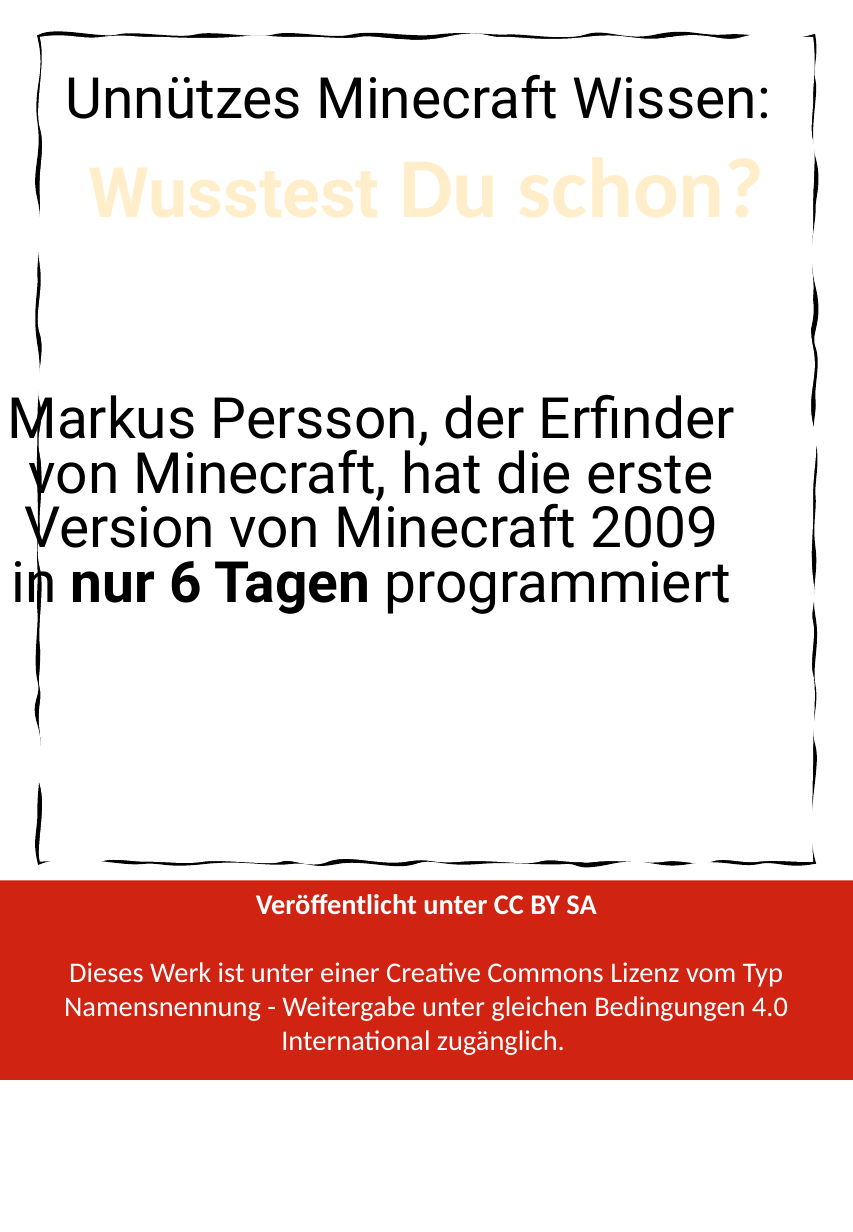
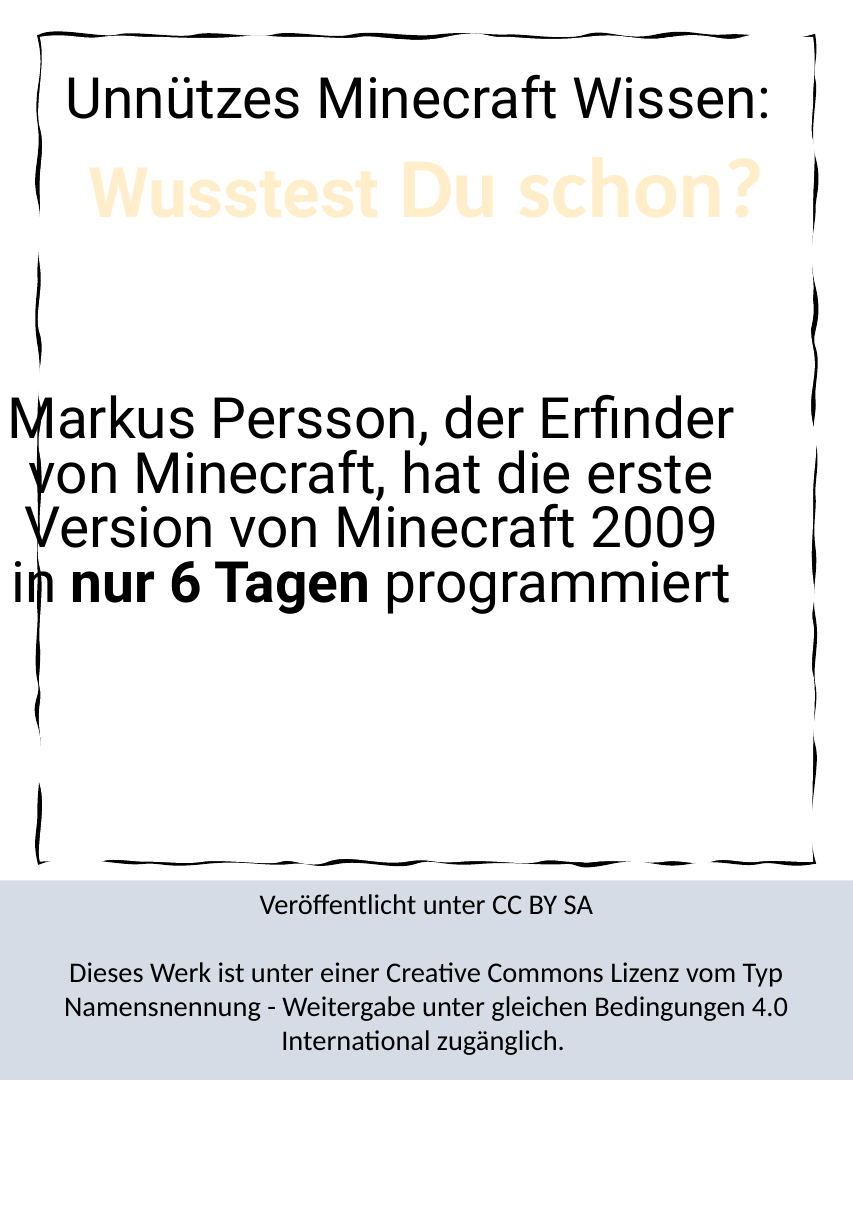
Before and after one commit to KidsLabDe/ProgrammierenInMinecraft_Videokurs, a slide deck: slide 1 of Lernkarten/Level1 - Einführung.pptx. Drawn at 853x1232 pixels with LibreOffice and Linux fonts; fonts in the diff are those of the drawing; background and template pictures are left out. Boxes give left, top, right and bottom in pixels: in the first picture for what was removed or moved away, otherwise in the second. Text is boxed around its words. In the diff, an @@ line names an element or a change of style, - is before the commit and + after.

```diff
--- a/Lernkarten/Level1 - Einführung.pptx
+++ b/Lernkarten/Level1 - Einführung.pptx
@@ rectangle "Veröffentlicht unter CC BY SA" at <box>0,880,853,1080</box>: text colour #FFFFFF to #000000; bold off in "Veröffentlicht unter CC BY SA"; fill #D12311 to #D6DCE5 @@
```
Also in this commit, not shown: 3 other slides changed, 6 other files.
